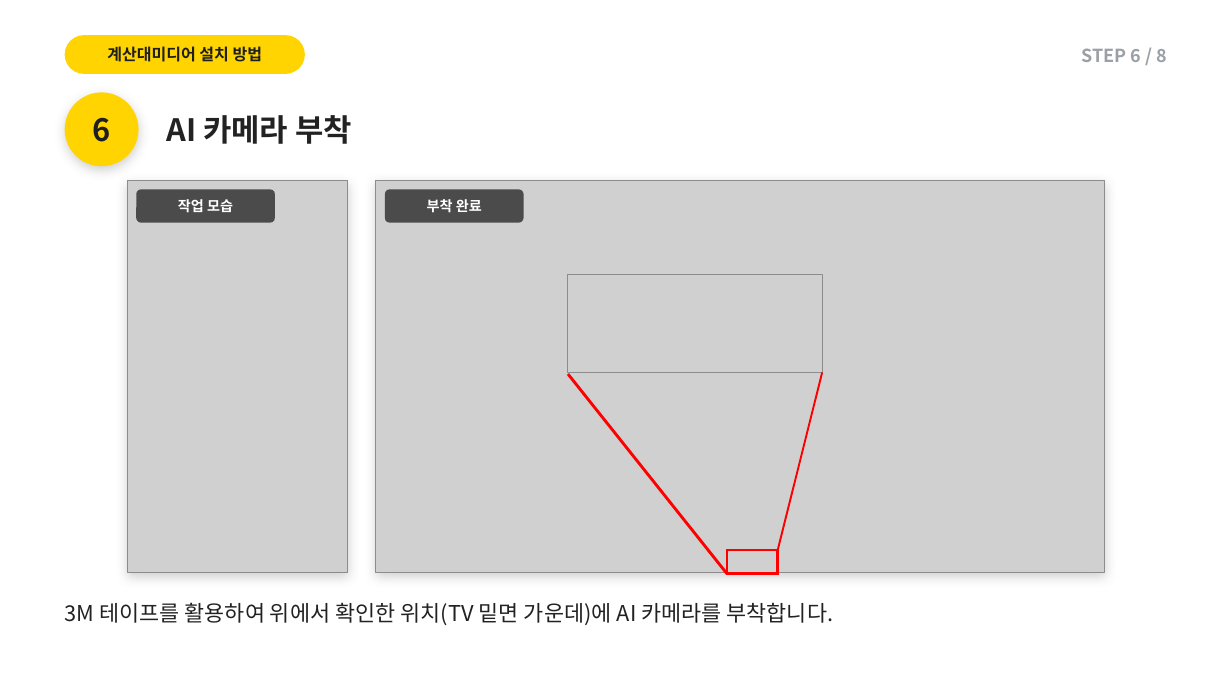
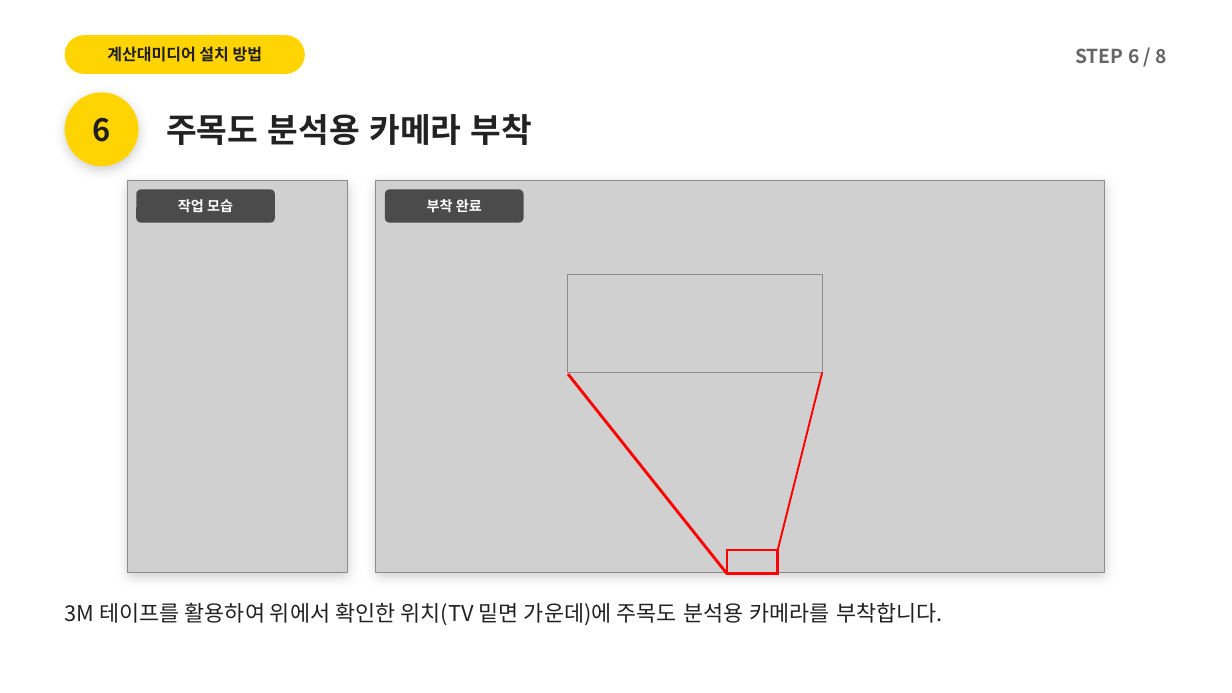
Before and after one commit to alsdn2947/ars, a slide deck: slide 23 of 이마트_AI카메라_설치매뉴얼.pptx. Drawn at 1232x693 pixels with LibreOffice and Linux fonts; fonts in the diff are those of the drawing; grey boxes stand for pictures. Boxes give left, top, right and bottom in pixels: in the first picture for what was removed or moved away, otherwise in the second. Text is boxed around its words. In the diff, an @@ line names an element or a change of style, - is before the commit and + after.

```diff
--- a/이마트_AI카메라_설치매뉴얼.pptx
+++ b/이마트_AI카메라_설치매뉴얼.pptx
@@ text "STEP 6 / 8" at (1075,48,1167,63): size 14 to 15 pt, text colour #9AA0A6 to #666666 @@
@@ text at (166,114,532,145): text changed; size 24 to 26 pt @@
-AI 카메라 부착
+주목도 분석용 카메라 부착
@@ text at (65,602,943,625): text changed @@
-3M 테이프를 활용하여 위에서 확인한 위치(TV 밑면 가운데)에 AI 카메라를 부착합니다.
+3M 테이프를 활용하여 위에서 확인한 위치(TV 밑면 가운데)에 주목도 분석용 카메라를 부착합니다.
```
Also in this commit, not shown: 23 other slides changed, 1 slide added, 1 slide removed.
